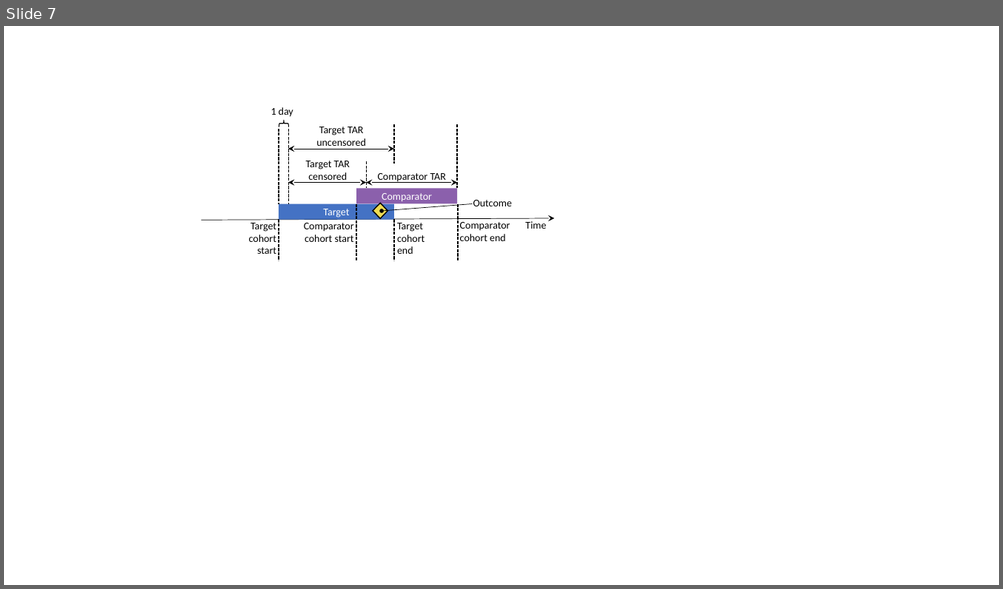
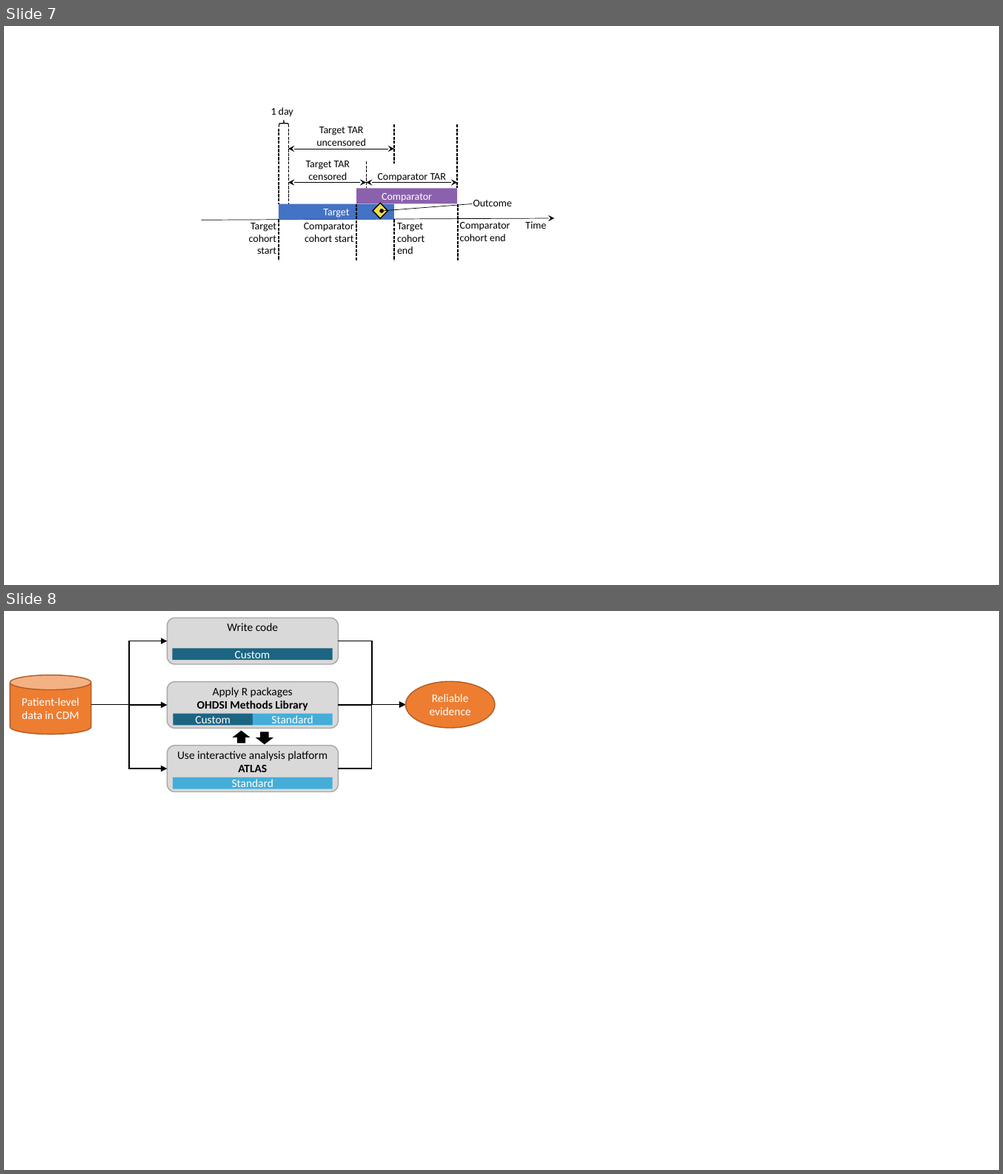
Before and after one commit to OHDSI/TheBookOfOhdsi, a slide deck: extras/Figures.pptx. Shown one above the other, each under a label of ours: slide 7 before the commit, slides 7 and 8 after it. The pictures are 1003x589 and 1003x1174 pixels, drawn with LibreOffice and Linux fonts; fonts in the diff are those of the drawing. Boxes give left, top, right and bottom in pixels: in the first picture for what was removed or moved away, otherwise in the second. Text is boxed around its words. In the diff, an @@ line names an element or a change of style, - is before the commit and + after.

```diff
--- a/extras/Figures.pptx
+++ b/extras/Figures.pptx
@@ slide 8 added at [4, 611, 999, 1170], background #FFFFFF @@
@@ rounded rectangle added at [168, 618, 338, 664], fill #D9D9D9, outline #A6A6A6 1 pt, 11 pt, text #000000 @@
+Write code
@@ elbow arrow added from (91, 705) to (168, 641), #000000 1 pt @@
@@ rectangle added at [173, 648, 333, 661], fill #1B6583, 11 pt, text #FFFFFF @@
+Custom
@@ elbow arrow added from (338, 641) to (405, 705), #000000 1 pt @@
@@ cylinder added at [10, 675, 91, 734], fill #ED7D31, outline #AF5C24 1 pt, 11 pt, text #FFFFFF @@
+Patient-level data in CDM
@@ rounded rectangle added at [168, 682, 338, 728], fill #D9D9D9, outline #A6A6A6 1 pt, 11 pt, text #000000, bold @@
+Apply R packages
+OHDSI Methods Library
@@ ellipse added at [405, 682, 495, 728], fill #ED7D31, outline #AF5C24 1 pt, 11 pt, text #FFFFFF @@
+Reliable evidence
@@ elbow arrow added from (91, 705) to (168, 705), #000000 1 pt @@
@@ elbow arrow added from (91, 705) to (168, 769), #000000 1 pt @@
@@ rectangle added at [173, 714, 253, 726], fill #1B6583, 11 pt, text #FFFFFF @@
+Custom
@@ rectangle added at [253, 714, 333, 726], fill #44AED8, 11 pt, text #FFFFFF @@
+Standard
@@ elbow arrow added from (338, 705) to (405, 705), #000000 1 pt @@
@@ elbow arrow added from (338, 769) to (405, 705), #000000 1 pt @@
@@ up arrow added at [234, 731, 249, 742], fill #000000, outline #000000 1 pt @@
@@ up arrow added at [257, 732, 272, 743], fill #000000, outline #000000 1 pt @@
@@ rounded rectangle added at [168, 745, 338, 792], fill #D9D9D9, outline #A6A6A6 1 pt, 11 pt, text #000000 @@
+Use interactive analysis platform
+ATLAS
@@ rectangle added at [173, 777, 333, 789], fill #44AED8, 11 pt, text #FFFFFF @@
+Standard
```
Also in this commit, not shown: 2 other slides added, 7 other files.
